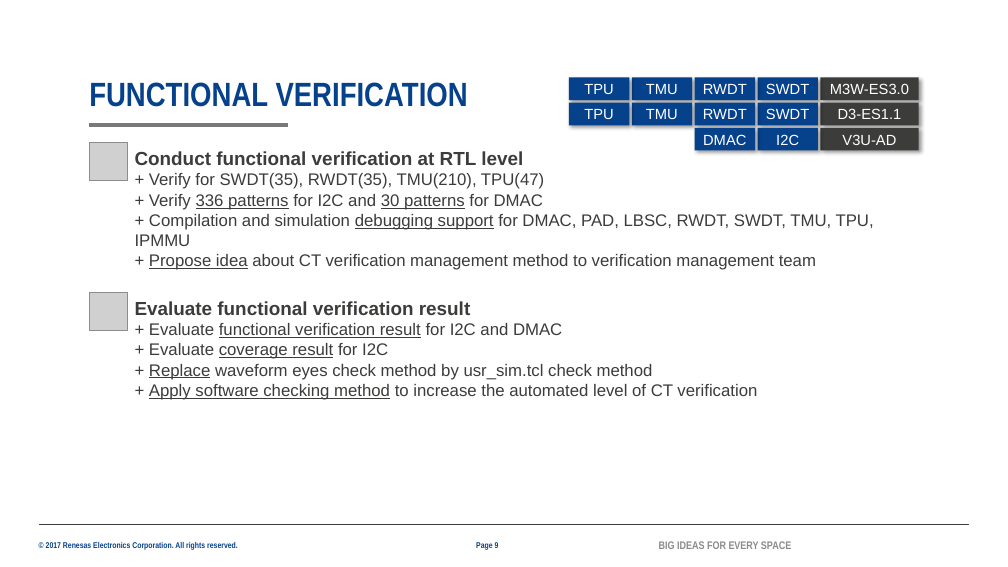
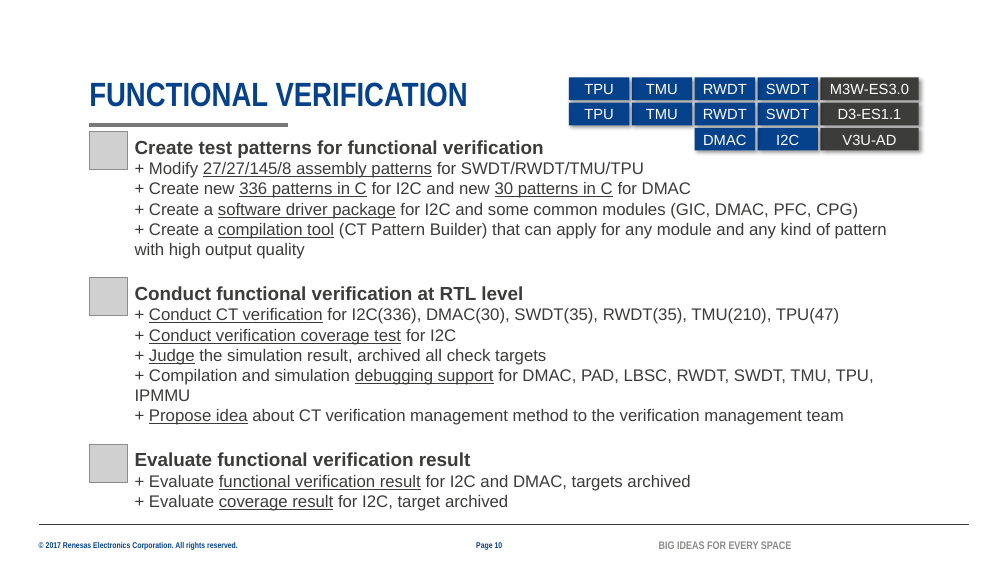
Before and after one commit to lesyhau/bridge, a slide deck: slide 10 of 2082_HauSyLe_PER_MentorMentee_26G.pptx (slide 9 before the commit). Drawn at 1008x567 pixels with LibreOffice and Linux fonts; fonts in the diff are those of the drawing; grey boxes stand for pictures; background and template pictures are left out. Boxes give left, top, right and bottom in pixels: in the first picture for what was removed or moved away, otherwise in the second. Text is boxed around its words. In the diff, an @@ line names an element or a change of style, - is before the commit and + after.

```diff
--- a/2082_HauSyLe_PER_MentorMentee_26G.pptx
+++ b/2082_HauSyLe_PER_MentorMentee_26G.pptx
@@ picture added at [89, 132, 127, 169] @@
@@ text added at [135, 140, 887, 259], 16 pt, text #3C3C3B @@
+Create test patterns for functional verification
++ Modify 27/27/145/8 assembly patterns for SWDT/RWDT/TMU/TPU
++ Create new 336 patterns in C for I2C and new 30 patterns in C for DMAC
++ Create a software driver package for I2C and some common modules (GIC, DMAC, PFC, CPG)
++ Create a compilation tool (CT Pattern Builder) that can apply for any module and any kind of pattern with high output quality
@@ picture: place and size @@
-picture at [89, 143, 127, 181]
+picture at [89, 278, 127, 315]
@@ text "Conduct functional verification at RTL ...": place and size @@
-text "Conduct functional verification at RTL ..." at [135, 151, 874, 270]
+text "Conduct functional verification at RTL ..." at [135, 286, 874, 425]
@@ text removed at [135, 301, 757, 400] @@
-Evaluate functional verification result
-+ Evaluate functional verification result for I2C and DMAC
-+ Evaluate coverage result for I2C
-+ Replace waveform eyes check method by usr_sim.tcl check method
-+ Apply software checking method to increase the automated level of CT verification
@@ text at [149, 308, 839, 365]: text changed @@
-+ Verify for SWDT(35), RWDT(35), TMU(210), TPU(47)
-+ Verify 336 patterns for I2C and 30 patterns for DMAC
++ Conduct CT verification for I2C(336), DMAC(30), SWDT(35), RWDT(35), TMU(210), TPU(47)
++ Conduct verification coverage test for I2C
++ Judge the simulation result, archived all check targets
@@ text at [149, 409, 844, 425]: text changed @@
-+ Propose idea about CT verification management method to verification management team
++ Propose idea about CT verification management method to the verification management team
@@ picture: place and size @@
-picture at [89, 293, 127, 330]
+picture at [89, 445, 127, 482]
@@ text added at [135, 452, 690, 511], 16 pt, text #3C3C3B @@
+Evaluate functional verification result
++ Evaluate functional verification result for I2C and DMAC, targets archived
++ Evaluate coverage result for I2C, target archived
@@ page number at [476, 542, 503, 549]: text changed @@
-Page 9
+Page 10
```
Also in this commit, not shown: 11 other slides changed, 2 slides added, 1 slide removed, 1 other file.
